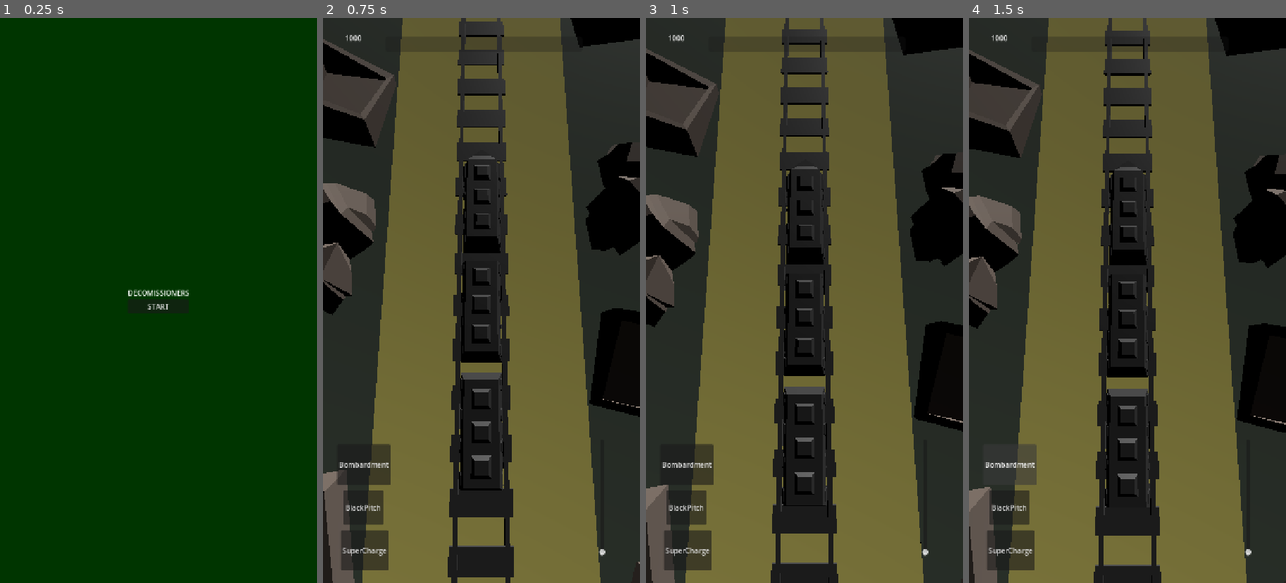
Above: before the commit, frames 1-4 (left to right).
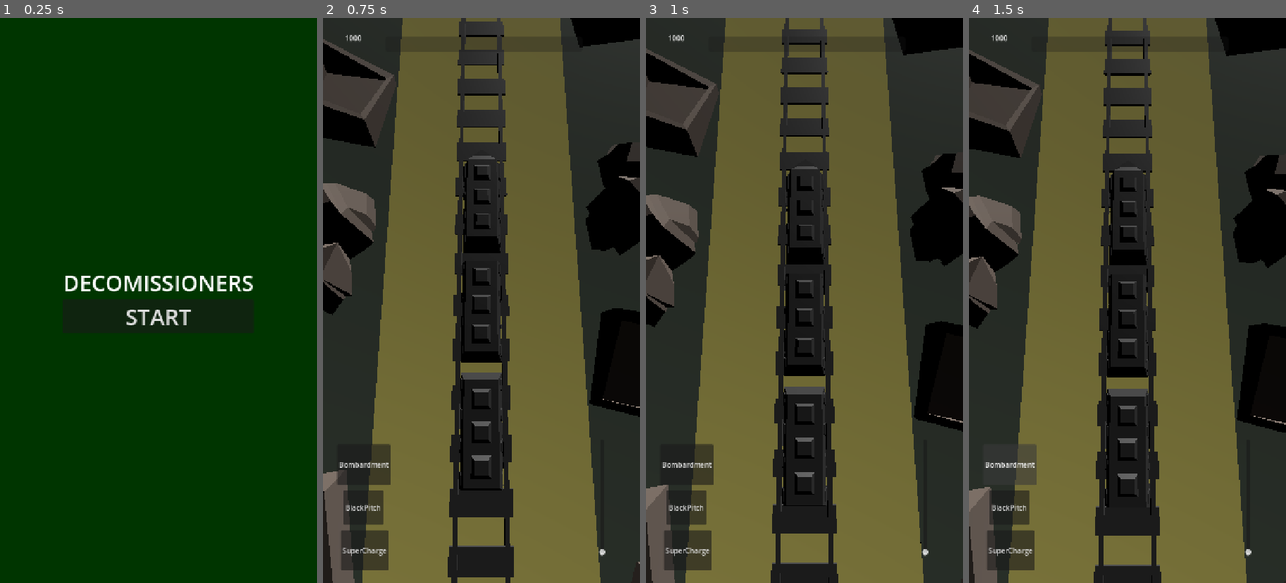
Above: after the commit, the same moments.

Repository: GabrielSiras/Decomissioners
Game: Godot game, scene res://scenes/UI-UX/UI/MENUs/MainMenu.tscn
The game is run twice, just before and just after one commit, with the same random seed, the same clock (stepped at 60 frames per second) and the same inputs.
Inputs:
- Up to frame 1 (0.25 s): no input
- Up to frame 2 (0.75 s): click "START" at 0.5 s
- Up to frame 3 (1 s): no input
- Up to frame 4 (1.5 s): click "Bombardment" at 1.25 s

The runs differ from the first frame. In frame 1, 1.4% of the frame differs, in the area x 20-80%, y 45-55%; in frame 2, nothing differs; in frame 3, nothing differs; in frame 4, nothing differs.

Commit message:
FEAT/REFACTOR: Adicionado VFXPreWarmer e mudado o tamanho do botão de iniciar.

Diff:
--- a/scenes/UI-UX/UI/MENUs/MainMenu.tscn
+++ b/scenes/UI-UX/UI/MENUs/MainMenu.tscn
@@ -1,6 +1,15 @@
 [gd_scene format=3 uid="uid://cm1sj4qhjgj5v"]
 
 [ext_resource type="Script" uid="uid://5sx4ttr6a5ve" path="res://scripts/UI-UX/UI/MainMenu.gd" id="1_vnlg1"]
+[ext_resource type="Script" uid="uid://v4lwcwcnu7dg" path="res://scripts/VFX/VFXPrewarmer.gd" id="2_6sobg"]
+[ext_resource type="PackedScene" uid="uid://ctf6nkrlj66ni" path="res://scenes/VFX/BreakSparksVFX.tscn" id="3_bbtx1"]
+[ext_resource type="PackedScene" uid="uid://x2uj51mwckp5" path="res://scenes/VFX/ExplosionVFX.tscn" id="4_vbfru"]
+[ext_resource type="PackedScene" uid="uid://bmim5hpyj0ca1" path="res://scenes/VFX/ExplosionVFXArtillery.tscn" id="5_2qtn0"]
+[ext_resource type="PackedScene" uid="uid://ca821bnynwdh4" path="res://scenes/VFX/FlamethrowerVFX.tscn" id="6_3v7yo"]
+[ext_resource type="PackedScene" uid="uid://cg4kvaldnrav4" path="res://scenes/VFX/OverchargeVFX.tscn" id="7_mrldo"]
+[ext_resource type="PackedScene" uid="uid://be8hg483hedqw" path="res://scenes/VFX/PitchPuddleLeft.tscn" id="8_huahg"]
+[ext_resource type="PackedScene" uid="uid://br5631g8ldnui" path="res://scenes/VFX/PitchPuddleRight.tscn" id="9_vg3fa"]
+[ext_resource type="PackedScene" uid="uid://c5qxjkarg4st8" path="res://scenes/VFX/PreassureBlastVFX.tscn" id="10_i5cg6"]
 
 [node name="MainMenu" type="CanvasLayer" unique_id=809505831]
 script = ExtResource("1_vnlg1")
@@ -25,10 +34,16 @@
 
 [node name="Label" type="Label" parent="CenterContainer/VBoxContainer" unique_id=1632104544]
 layout_mode = 2
+theme_override_font_sizes/font_size = 50
 text = "DECOMISSIONERS"
 
 [node name="StartButton" type="Button" parent="CenterContainer/VBoxContainer" unique_id=2031048237]
 layout_mode = 2
+theme_override_font_sizes/font_size = 50
 text = "START"
 
+[node name="VFXPrewarmer" type="Node3D" parent="." unique_id=1764005957]
+script = ExtResource("2_6sobg")
+vfx_scenes = Array[PackedScene]([ExtResource("3_bbtx1"), ExtResource("4_vbfru"), ExtResource("5_2qtn0"), ExtResource("6_3v7yo"), ExtResource("7_mrldo"), ExtResource("8_huahg"), ExtResource("9_vg3fa"), ExtResource("10_i5cg6")])
+
 [connection signal="pressed" from="CenterContainer/VBoxContainer/StartButton" to="." method="_on_start_button_pressed"]
--- a/scenes/UI-UX/UI/MENUs/WinMenu.tscn
+++ b/scenes/UI-UX/UI/MENUs/WinMenu.tscn
@@ -27,10 +27,12 @@
 
 [node name="Label" type="Label" parent="ColorRect/CenterContainer/VBoxContainer" unique_id=48392741]
 layout_mode = 2
+theme_override_font_sizes/font_size = 50
 text = "Well Done!"
 
 [node name="MenuButton" type="Button" parent="ColorRect/CenterContainer/VBoxContainer" unique_id=2072980644]
 layout_mode = 2
+theme_override_font_sizes/font_size = 50
 text = "Menu"
 
 [connection signal="pressed" from="ColorRect/CenterContainer/VBoxContainer/MenuButton" to="." method="_on_menu_button_pressed"]
--- /dev/null
+++ b/scripts/VFX/VFXPrewarmer.gd
@@ -0,0 +1,39 @@
+class_name VFXPrewarmer
+extends Node3D
+
+@export_category("Efeitos para Pre-warm")
+@export var vfx_scenes: Array[PackedScene] = []
+
+func _ready() -> void:
+	prewarm_vfx()
+
+func prewarm_vfx() -> void:
+	var temp_instances: Array[Node] = []
+
+	for scene in vfx_scenes:
+		if not scene:
+			continue
+
+		var instance = scene.instantiate()
+		add_child(instance)
+
+		if instance is Node3D:
+			instance.global_position = Vector3(0, -100, 0)
+
+		_trigger_particles(instance)
+		temp_instances.append(instance)
+
+	await get_tree().process_frame
+	await get_tree().process_frame
+
+	for instance in temp_instances:
+		if is_instance_valid(instance):
+			instance.queue_free()
+
+	print("✅ Shaders e VFX pré-compilados com sucesso!")
+
+func _trigger_particles(parent: Node) -> void:
+	if parent is GPUParticles3D or parent is CPUParticles3D:
+		parent.emitting = true
+	for child in parent.get_children():
+		_trigger_particles(child)
Not shown, added: scripts/VFX/VFXPrewarmer.gd.uid
